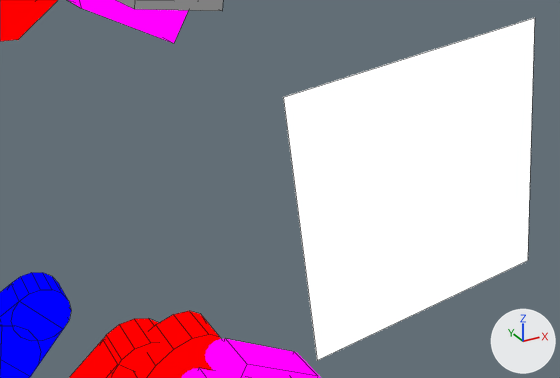
A saved change to the Blender file assets-source/blender/motion/therizinosaurus-dance.blend.
One viewpoint serves both versions: a 50 mm camera at (46.24, -33.48, 52.03) aimed at (48.52, -29.34, 49.96). Lighting does not change. The marker at lower right points along +X, +Y and +Z. The older version comes first. Mesh edges are drawn as thin lines on the coarser meshes.

The first picture shows 'DinoTycoon_Motion_therizinosaurus_dance_beak', 'DinoTycoon_Motion_therizinosaurus_dance_eye', 'DinoTycoon_Motion_therizinosaurus_dance_far_arm_1', 'DinoTycoon_Motion_therizinosaurus_dance_far_arm_joint_1', 'DinoTycoon_Motion_therizinosaurus_dance_far_arm_tip', 'DinoTycoon_Motion_therizinosaurus_dance_head', 'DinoTycoon_Motion_therizinosaurus_dance_mouth', 'DinoTycoon_Motion_therizinosaurus_dance_near_arm_1', 'DinoTycoon_Motion_therizinosaurus_dance_near_arm_tip', 'DinoTycoon_Motion_therizinosaurus_dance_palm', 'DinoTycoon_Motion_therizinosaurus_dance_scythe2_0', 'DinoTycoon_Motion_therizinosaurus_dance_scythe2_joint_0' and 3 more.
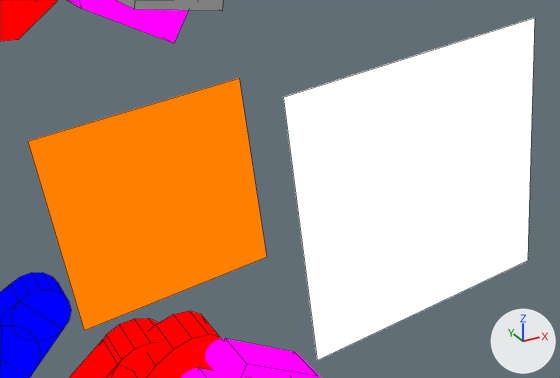
Location of each change, (x1, y1, x2, y2) in pixels of the pictures (560 x 378 px):
```json
{"object": "DinoTycoon_Motion_therizinosaurus_dance_eye_white", "change": "added", "after": [28, 78, 267, 331], "on screen": "orange"}
```

The change, as JSON lines over the scene's bpy script:
```json
{"op": "add", "block": "mat_dinotycoon_role_y", "code": ["mat_dinotycoon_role_y = emission_material('DinoTycoon_Role_Y')", "mat_dinotycoon_role_y.base_color = (1.0, 0.216, 0.0)  # orange #ff8000"]}
{"op": "add", "block": "me_dinotycoon_motion_therizinosaurus_dance_sample_eye_white", "code": ["me_dinotycoon_motion_therizinosaurus_dance_sample_eye_white = bpy.data.meshes.new('DinoTycoon_Motion_therizinosaurus_dance_sample_eye_white')", "me_dinotycoon_motion_therizinosaurus_dance_sample_eye_white.from_pydata([(47.01, -29.0, 50.46), (48.4, -29.0, 50.65), (48.59, -29.0, 49.27), (47.21, -29.0, 49.07), (47.01, -29.0, 50.46), (48.4, -29.0, 50.65), (48.59, -29.0, 49.27), (47.21, -29.0, 49.07)], [], [(3, 2, 1, 0), (4, 5, 6, 7), (0, 1, 5, 4), (1, 2, 6, 5), (2, 3, 7, 6), (3, 0, 4, 7)])", "me_dinotycoon_motion_therizinosaurus_dance_sample_eye_white.materials.append(mat_dinotycoon_role_y)  # orange #ff8000"]}
{"op": "add", "block": "ob_dinotycoon_motion_therizinosaurus_dance_eye_white", "code": ["ob_dinotycoon_motion_therizinosaurus_dance_eye_white = bpy.data.objects.new('DinoTycoon_Motion_therizinosaurus_dance_eye_white', me_dinotycoon_motion_therizinosaurus_dance_sample_eye_white)", "ob_dinotycoon_motion_therizinosaurus_dance_eye_white.location = (0.0, 0.0, 0.0)"]}
```
